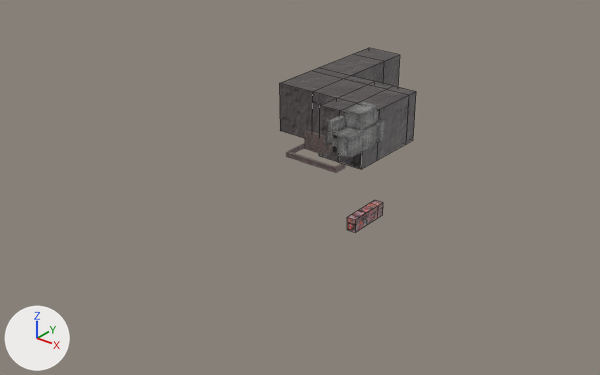
Two versions of the OBJ model data/decor1.obj, one commit apart.
The view is the same before and after, from a camera (50 mm lens) standing at (82896.0, -112331.0, 59583.0) and looking at (-6649.0, -400.0, -9815.0). Arrows for +X, +Y and +Z are at lower left; the lights stay in place. Mesh edges are drawn as thin lines on the coarser meshes. Where no turn or scale is listed for an object, it has been applied to the vertices.

The first picture shows 'Cube.009_Cube.008', 'Cube.012_Cube.014', 'Cube.024_Cube.023', 'Cube.025_Cube.013'.
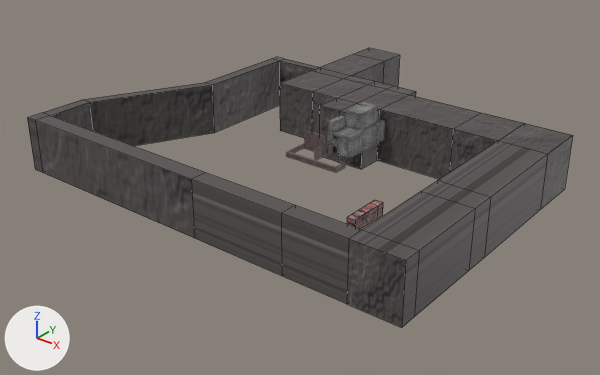
The change in detail:
me_cube_024_cube_023 is used by ob_cube_024_cube_023; location (0.0, 0.0, 0.0).
me_cube_024_cube_023 had 44 vertices, 42 faces and spanned x -22420.0..2207.0, y 7169.0..44936.0, z -6192.0..4329.0.
me_cube_024_cube_023 now has 108 vertices, 106 faces and spans x -46068.0..35718.0, y -31495.0..44936.0, z -6192.0..4329.0.
me_cube_024_cube_023 part 1: 64 vertices added at x -46068.0..35718.0, y -31495.0..26260.0, z -6192.0..4329.0.

Changed parts and their boxes (x1, y1, x2, y2) in the pictures (600 x 375 px):
'Cube.024_Cube.023', reshaped (296% wider, 130% taller)
    before: (279, 48, 416, 169)
    after: (27, 48, 573, 328)
part 1 of me_cube_024_cube_023, added
    after: (27, 57, 573, 328)
